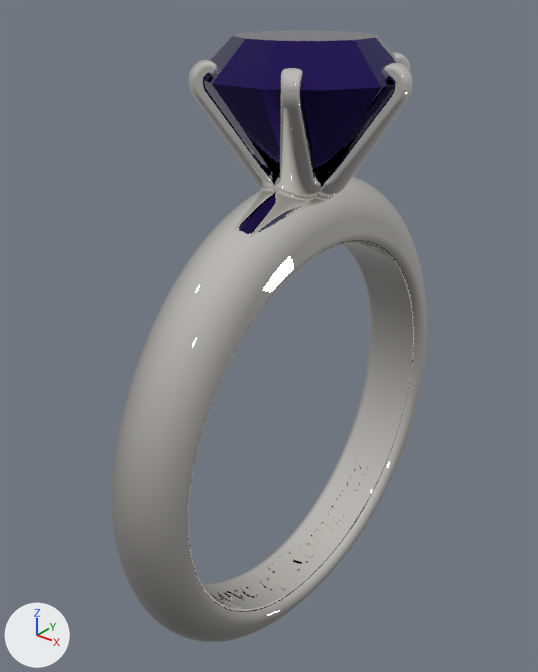
The glTF model assets/eternal-love/5.glb as it was, and as the next commit left it.
Rendered twice from a 50 mm camera at (0.01871, -0.02587, 0.06606) aimed at (-0.00143, -0.00069, 0.05045). Lighting does not change. The marker at lower left points along +X, +Y and +Z. Where no turn or scale is listed for an object, it has been applied to the vertices.

Names of what the first picture shows: 'Diamond.002', '零件1.002'.
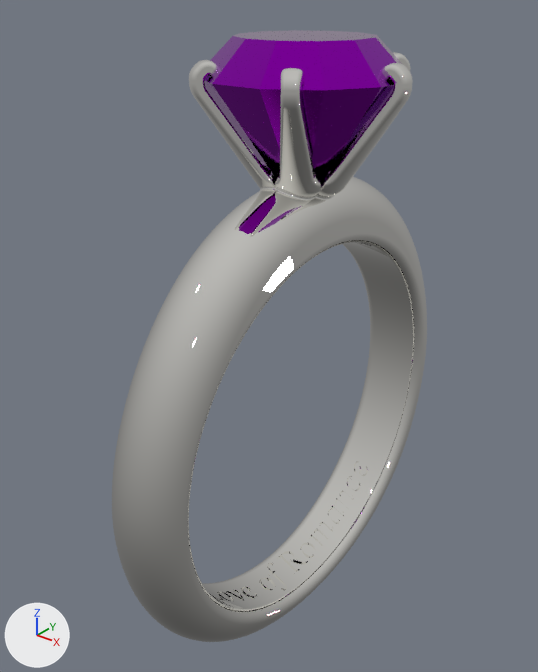
Boxes [x1, y1, x2, y2] around the edits, measured in the pictures (538 x 672 px):
'Diamond.002', recoloured (blue to purple)
    both: [204, 32, 399, 184]

The change, as a list of edits to the scene's bpy script:
```text
Change mat_anodized_titanium_rough_purple__1:
    mat_anodized_titanium_rough_purple__1.base_color: (0.0353, 0.0209, 0.168) -> (0.353, 0.0, 0.573)  # dark blue #352872 -> purple #a000c7
```
